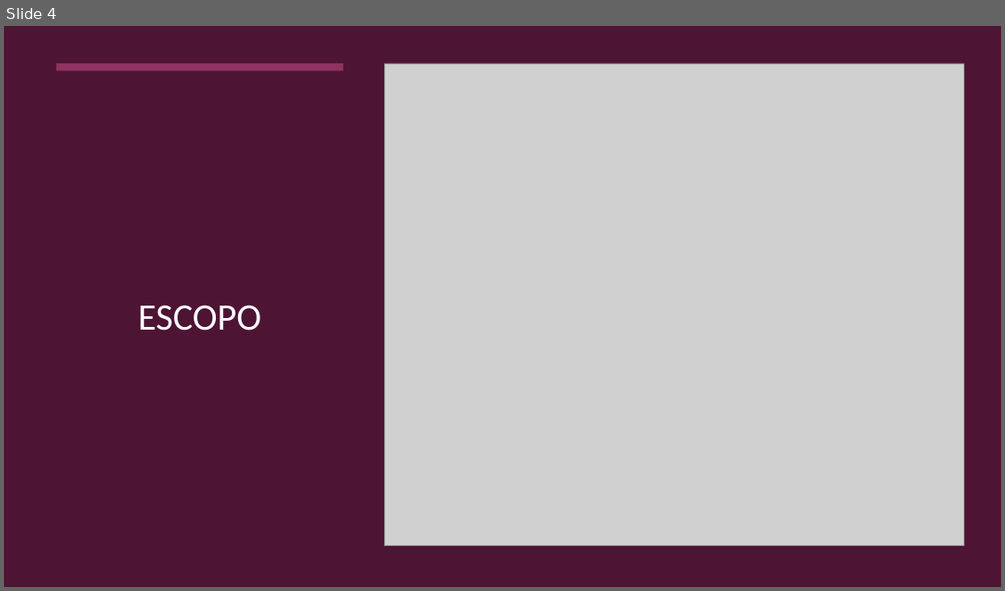
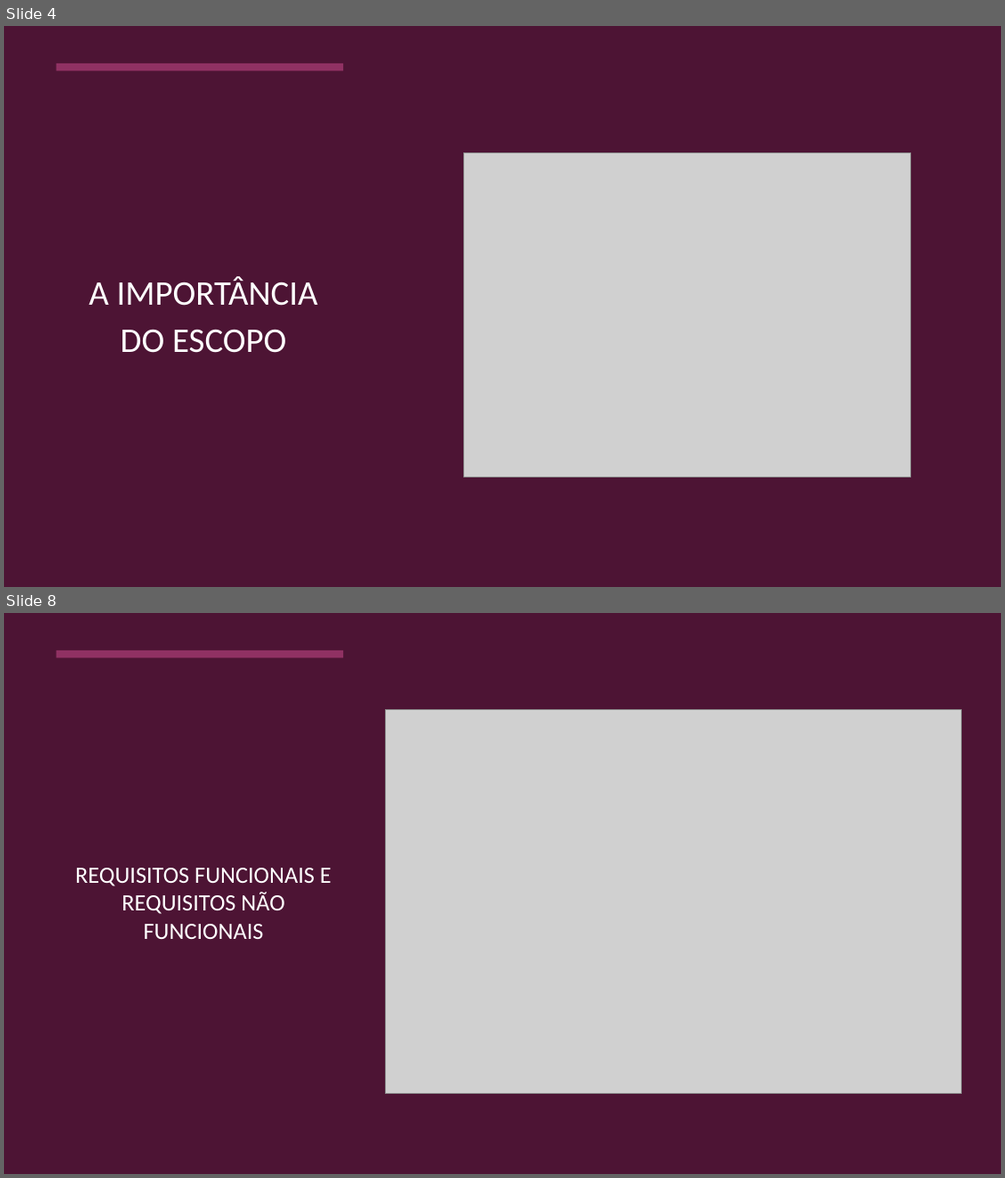
Before and after one commit to DanyloSPTech/1CCO, a slide deck: Socioemocional/Slides para dar aula/Escopo e Restrições.pptx. Shown one above the other, each under a label of ours: slide 4 before the commit, slides 4 and 8 after it; the slides between them are not shown. The pictures are 1005x591 and 1005x1178 pixels, drawn with LibreOffice and Linux fonts; fonts in the diff are those of the drawing; grey boxes stand for pictures. Boxes give left, top, right and bottom in pixels: in the first picture for what was removed or moved away, otherwise in the second. Text is boxed around its words. In the diff, an @@ line names an element or a change of style, - is before the commit and + after.

```diff
--- a/Socioemocional/Slides para dar aula/Escopo e Restrições.pptx
+++ b/Socioemocional/Slides para dar aula/Escopo e Restrições.pptx
@@ slide 8 added at [4, 613, 1001, 1174], background #FFFFFF @@
@@ rectangle added at [4, 613, 1001, 1174], fill #4D1434 @@
@@ rectangle added at [57, 650, 343, 657], fill #903163 @@
@@ picture added at [386, 710, 961, 1094] @@
@@ text added at [75, 868, 332, 939], 22.5 pt, text #FFFFFF @@
+REQUISITOS FUNCIONAIS E REQUISITOS NÃO FUNCIONAIS
@@ slide 4 changed as well @@
@@ picture: place and size @@
-picture at [385, 63, 964, 546]
+picture at [464, 153, 910, 477]
@@ text at [89, 276, 318, 353]: text changed; size 36 to 33.3 pt @@
-ESCOPO
+A IMPORTÂNCIA
+DO ESCOPO
```
Also in this commit, not shown: 2 other slides changed, 5 other slides added, 3 slides removed.
